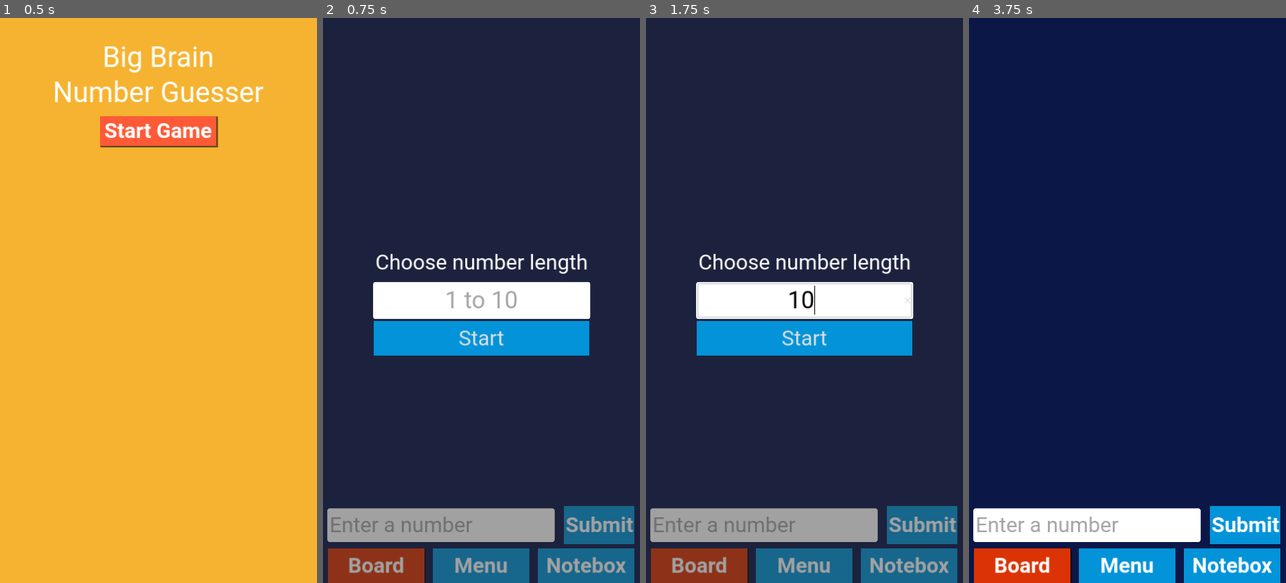
Above: before the commit, frames 1-4 (left to right).
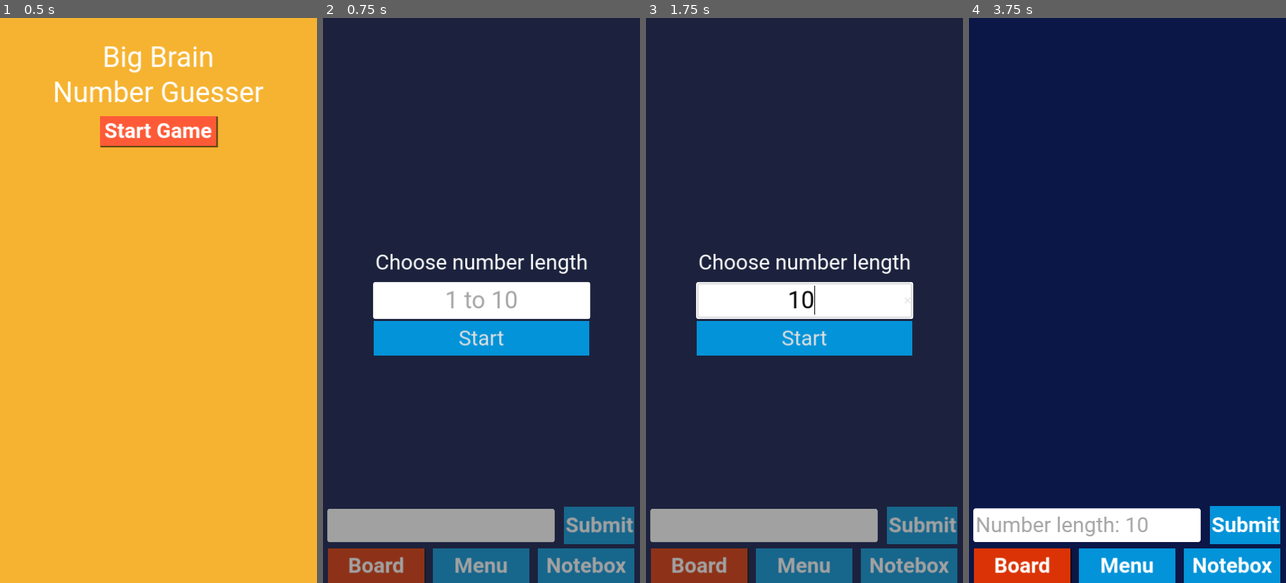
Above: after the commit, the same moments.

Repository: thaiminh2022/BigbrainNumberGuesser
Game: Godot game, scene res://scenes/main_menu.tscn
The game is run twice, just before and just after one commit, with the same random seed, the same clock (stepped at 60 frames per second) and the same inputs.
Inputs (mouse positions are in pixels of both pictures, inside the frame that each line leads up to):
- Up to frame 1 (0.5 s): no input
- Up to frame 2 (0.75 s): click "Start Game" at 0.5 s
- Up to frame 3 (1.75 s): click (763, 526) at 1.27 s; type "12" at 1.35 s; click (804, 300) at 1.5 s; type "12" at 1.58 s
- Up to frame 4 (3.75 s): click "Submit" at 2 s; click "Board" at 2.75 s; click "Start" at 3.5 s

Frame 1 is identical in both runs. In frame 2, 0.5% of the frame differs, in the area x 1-99%, y 86-93%; in frame 3, 0.5%; in frame 4, 0.7%, in the area x 3-57%, y 88-92%.

Commit message:
add commands

Diff:
--- a/scenes/main.tscn
+++ b/scenes/main.tscn
@@ -62,18 +62,18 @@
 script = ExtResource("2_epmr2")
 tab_btns = [NodePath("../TabBtns/Button"), NodePath("../TabBtns/Button2"), NodePath("../TabBtns/Button3")]
 
-[node name="Board" type="VBoxContainer" parent="CanvasLayer/MainInteraction/VBoxContainer/TabContainer" node_paths=PackedStringArray("display_parent")]
+[node name="Board" type="VBoxContainer" parent="CanvasLayer/MainInteraction/VBoxContainer/TabContainer" node_paths=PackedStringArray("msg_display")]
 layout_mode = 2
 size_flags_vertical = 3
 script = ExtResource("1_ofu35")
-display_parent = NodePath("ScrollContainer/GuessDisplay")
+msg_display = NodePath("ScrollContainer/MsgDisplay")
 
 [node name="ScrollContainer" type="ScrollContainer" parent="CanvasLayer/MainInteraction/VBoxContainer/TabContainer/Board"]
 layout_mode = 2
 size_flags_vertical = 3
 theme_override_styles/panel = SubResource("StyleBoxEmpty_b341o")
 
-[node name="GuessDisplay" type="VBoxContainer" parent="CanvasLayer/MainInteraction/VBoxContainer/TabContainer/Board/ScrollContainer"]
+[node name="MsgDisplay" type="Label" parent="CanvasLayer/MainInteraction/VBoxContainer/TabContainer/Board/ScrollContainer"]
 layout_mode = 2
 size_flags_horizontal = 3
 size_flags_vertical = 3
@@ -98,13 +98,8 @@
 error_displayer = NodePath("../ErrorDispay")
 
 [node name="LineEdit" type="LineEdit" parent="CanvasLayer/MainInteraction/VBoxContainer/TabContainer/Board/NumberInput"]
-custom_minimum_size = Vector2(0, 50)
-layout_mode = 2
-size_flags_horizontal = 3
-size_flags_vertical = 8
-placeholder_text = "Enter a number"
-clear_button_enabled = true
-script = ExtResource("4_wf20e")
+layout_mode = 2
+size_flags_horizontal = 3
 
 [node name="SubmitButton" type="Button" parent="CanvasLayer/MainInteraction/VBoxContainer/TabContainer/Board/NumberInput"]
 layout_mode = 2
@@ -239,7 +234,7 @@
 layout_mode = 2
 text = "Start"
 
-[node name="EndGameDisplay" type="Control" parent="CanvasLayer" node_paths=PackedStringArray("number_guess_amount", "position_guess_amount", "total_guess_amount", "stats_display", "open_stat_btn")]
+[node name="EndGameDisplay" type="Control" parent="CanvasLayer" node_paths=PackedStringArray("number_guess_amount", "position_guess_amount", "total_guess_amount", "end_game_state_display", "stats_display", "open_stat_btn")]
 visible = false
 layout_mode = 3
 anchors_preset = 15
@@ -253,6 +248,7 @@
 number_guess_amount = NodePath("Stats/MarginContainer/VBoxContainer/NumberGuessDisplay/NumberGuessCount")
 position_guess_amount = NodePath("Stats/MarginContainer/VBoxContainer/PositionGuessDisplay/PositionGuessCount")
 total_guess_amount = NodePath("Stats/MarginContainer/VBoxContainer/TotalGuessdisplay/TotalGuessAmount")
+end_game_state_display = NodePath("Stats/MarginContainer/VBoxContainer/EndGameStateText")
 stats_display = NodePath("Stats")
 open_stat_btn = NodePath("ReopenDisplay")
 
@@ -300,11 +296,11 @@
 size_flags_vertical = 4
 theme_override_constants/separation = 20
 
-[node name="Victory" type="Label" parent="CanvasLayer/EndGameDisplay/Stats/MarginContainer/VBoxContainer"]
+[node name="EndGameStateText" type="Label" parent="CanvasLayer/EndGameDisplay/Stats/MarginContainer/VBoxContainer"]
 layout_mode = 2
 size_flags_vertical = 6
 theme_override_fonts/font = ExtResource("8_4ghot")
-text = "VICTORY"
+text = "Lost / Victory"
 horizontal_alignment = 1
 
 [node name="HSeparator" type="HSeparator" parent="CanvasLayer/EndGameDisplay/Stats/MarginContainer/VBoxContainer"]
--- a/scripts/end_game_display.gd
+++ b/scripts/end_game_display.gd
@@ -3,6 +3,8 @@
 @export var number_guess_amount: Label
 @export var position_guess_amount: Label
 @export var total_guess_amount: Label
+
+@export var end_game_state_display: Label
 
 @export var stats_display: Button;
 @export var open_stat_btn: Button
@@ -21,6 +23,12 @@
     position_guess_amount.text = str(game_data.position_guess_count)
     total_guess_amount.text = str(game_data.get_total_guess())
 
+    if game_data.is_lost:
+        var answer := "".join(game_data.number_list)
+        end_game_state_display.text = "DEFEATED\nAnswer was: " + answer;
+    else:
+        end_game_state_display.text = "VICTORY";
+
 func open_stat():
     stats_display.show();
 
--- a/scripts/guessing_board.gd
+++ b/scripts/guessing_board.gd
@@ -1,19 +1,28 @@
-extends Node
+class_name GuessingBoard extends Node
 
-@export var display_parent: Control;
+static var instance: GuessingBoard;
+
+@export var msg_display: Label;
+
+var _msg_list: Array[String] = []
+
+func _enter_tree() -> void:
+    instance = self;
+func reset_static() -> void:
+    instance = null;
 
 func _ready() -> void:
     GameManager.instance \
     .number_guessing_state.on_guess_number \
     .connect(func(correct_amount, guess_number):
-        on_guess(correct_amount, guess_number, true))
+        _on_guess(correct_amount, guess_number, true))
 
     GameManager.instance \
     .position_guessing_state.on_guess_position \
     .connect(func(correct_amount, guess_number):
-        on_guess(correct_amount, guess_number, false))
+        _on_guess(correct_amount, guess_number, false))
 
-func on_guess(correct_amount: int, guess_number: int, is_number_guessing: bool) -> void:
+func _on_guess(correct_amount: int, guess_number: int, is_number_guessing: bool) -> void:
     var msg = "%s -> %s" % [correct_amount, guess_number];
 
     if is_number_guessing:
@@ -21,10 +30,16 @@
     else:
         msg = "P" + msg;
 
-    display_on_guess_box(msg)
+    display_msg(msg)
 
-func display_on_guess_box(msg: String):
-    var label := Label.new();
-    label.text = msg;
+func clear_msg():
+    msg_display.text = "";
 
-    display_parent.add_child(label)
+func recall_msg():
+    var big_msg := "\n".join(_msg_list);
+    display_msg(big_msg);
+
+func display_msg(msg: String):
+
+    msg_display.text += msg + "\n";
+    _msg_list.append(msg)
--- a/scripts/managers/game_manager.gd
+++ b/scripts/managers/game_manager.gd
@@ -4,7 +4,6 @@
 @export var number_guessing_state: NumberGuessingState;
 @export var position_guessing_state: PositionGuessingState;
 @export var finalize_state: FinalizeState;
-@export var surrender_state: SurrenderState;
 
 var game_settings: GameSettings = GameSettings.new();
 var game_data: GameData = GameData.new();
@@ -23,7 +22,8 @@
     switch_state(new_game_state);
 
 func surrender() -> void:
-    switch_state(surrender_state);
+    game_data.is_lost = true;
+    switch_state(finalize_state)
 
 func guess_number(number: int):
     if current_state == number_guessing_state:
@@ -50,6 +50,7 @@
     var number_list: Array[int] = []
     var number_guess_count: int = 0;
     var position_guess_count: int = 0;
+    var is_lost: bool = false;
 
     func get_total_guess() -> int:
         return number_guess_count + position_guess_count
--- a/scripts/managers/game_manager_states/game_manager_finalize.gd
+++ b/scripts/managers/game_manager_states/game_manager_finalize.gd
@@ -1,6 +1,7 @@
 class_name FinalizeState extends GameManagerDefaultState
 
-signal on_game_eneded;
+signal on_game_eneded
+
 func _start() -> void:
     print("Game Ended");
     on_game_eneded.emit();
--- a/scripts/managers/game_manager_states/game_manager_surrender_state.gd
+++ /dev/null
@@ -1 +0,0 @@
-class_name SurrenderState extends GameManagerDefaultState
--- a/scripts/managers/scene_manager.gd
+++ b/scripts/managers/scene_manager.gd
@@ -13,6 +13,7 @@
 
     if scene == Scenes.MainMenu:
         GameManager.instance.reset_static();
+        GuessingBoard.instance.reset_static();
 
 func restart_scene():
     get_tree().reload_current_scene();
--- a/scripts/number_input.gd
+++ b/scripts/number_input.gd
@@ -12,13 +12,14 @@
     num_line_edit.text_submitted.connect(func(_t): _submit_number())
 
 func _setup_max_len() -> void:
-    num_line_edit.max_length = GameManager.instance.game_settings.number_length
+    var placeholder := str(GameManager.instance.game_settings.number_length)
+    num_line_edit.placeholder_text = "Number length: " + placeholder;
 
 func _submit_number() -> void:
     var text := num_line_edit.text.strip_edges();
 
-    if text == "/ff":
-        GameManager.instance.surrender();
+    # Check if it's a command and execute it
+    if do_command(text):
         return
 
     var is_valid := _is_valid_text(text);
@@ -26,6 +27,24 @@
 
     if is_valid:
         GameManager.instance.guess_number(number)
+
+func do_command(text: String) -> bool:
+
+    match text:
+        "/ff":
+            GameManager.instance.surrender();
+            return true;
+
+        "/clear":
+            GuessingBoard.instance.clear_msg();
+            return true;
+
+        "/recall":
+            GuessingBoard.instance.recall_msg();
+            return true;
+
+        _:
+            return false;
 
 func _is_valid_text(text: String) -> bool:
     var num_len := GameManager.instance.game_settings.number_length;
